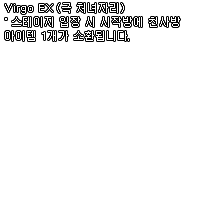
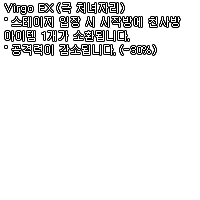
The second (200, 200) image is a revision of the first. Changes to its layers:
renamed "Virgo EX (극 처녀자리) ˚ 스테이지 입장 시 시작방에 천사방 아이템 1개가 소환됩니다." to "Virgo EX (극 처녀자리) ˚ 스테이지 입장 시 시작방에 천사방 아이템 1개가 소환됩니다. ˚ 공격력이 감소", painted on it over left=5, top=44, right=157, bottom=55
